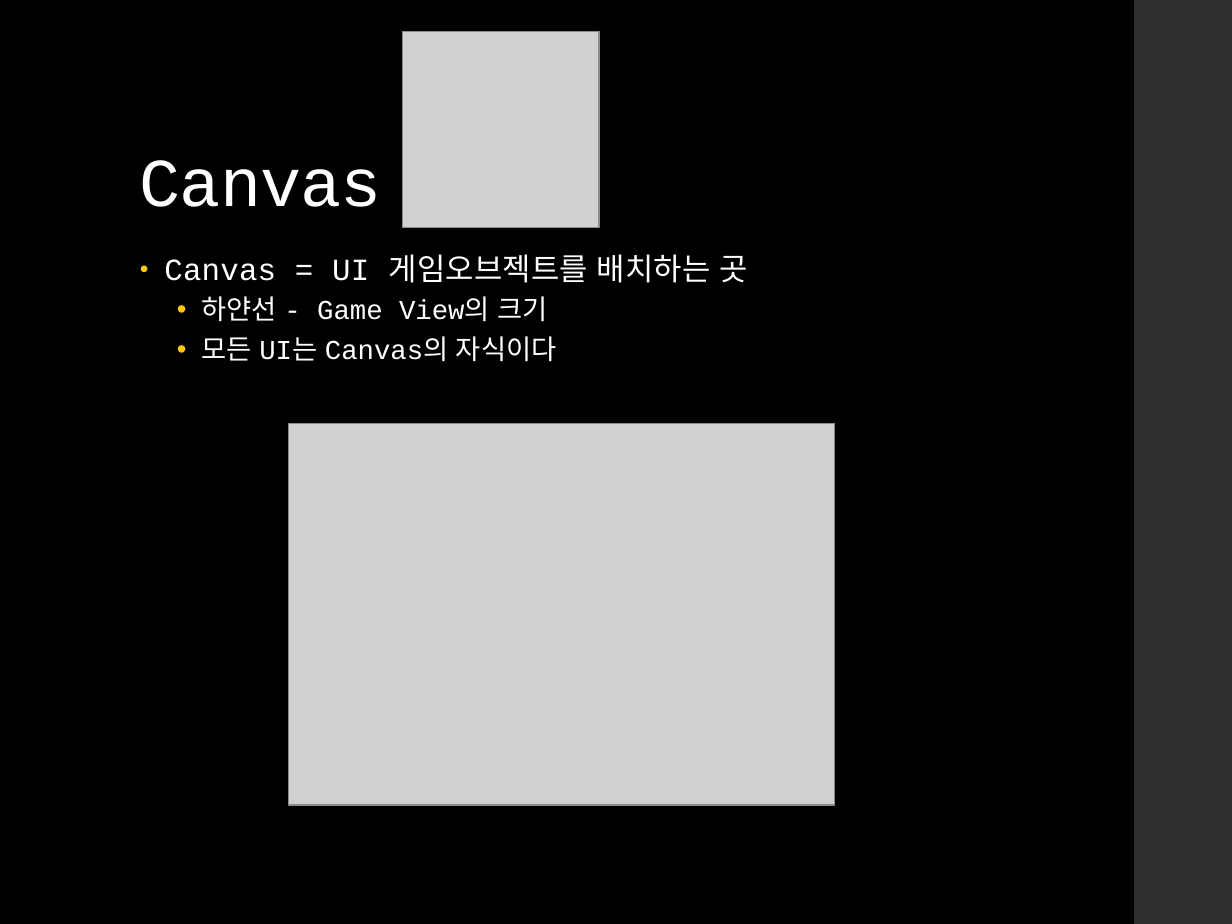
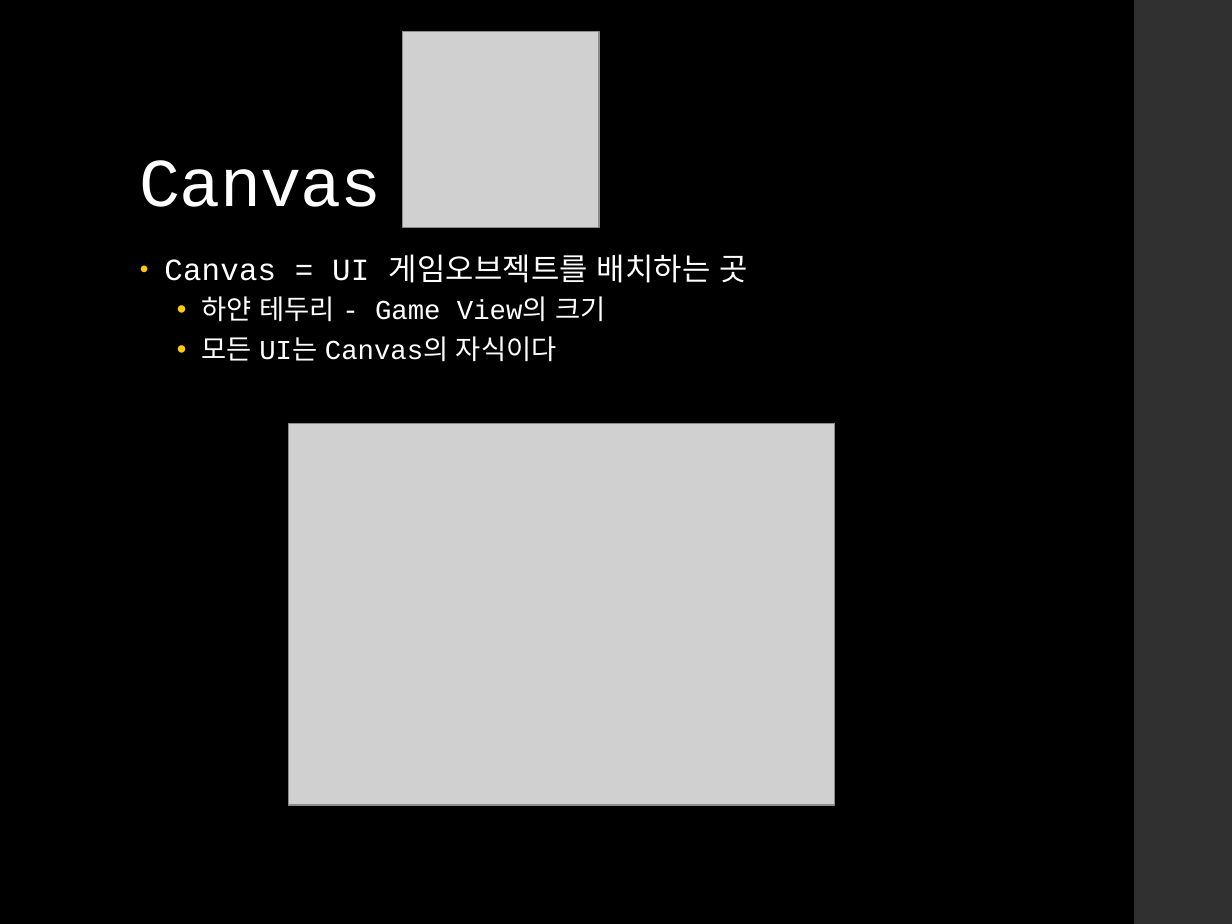
Before and after one commit to IamGroooooot/cien-unity-2020, a slide deck: slide 8 of 6. 유니티의 UI.pptx. Drawn at 1232x924 pixels with LibreOffice and Linux fonts; fonts in the diff are those of the drawing; grey boxes stand for pictures. Boxes give left, top, right and bottom in pixels: in the first picture for what was removed or moved away, otherwise in the second. Text is boxed around its words. In the diff, an @@ line names an element or a change of style, - is before the commit and + after.

Commit message:
Fix Typo in week 6/7 PPT

```diff
--- a/6. 유니티의 UI.pptx
+++ b/6. 유니티의 UI.pptx
@@ text at (x1=201, y1=296, x2=605, y2=322): text changed @@
-  • 하얀선 - Game View의 크기
+  • 하얀 테두리 - Game View의 크기
```
Also in this commit, not shown: 2 other slides changed, 3 other files.
